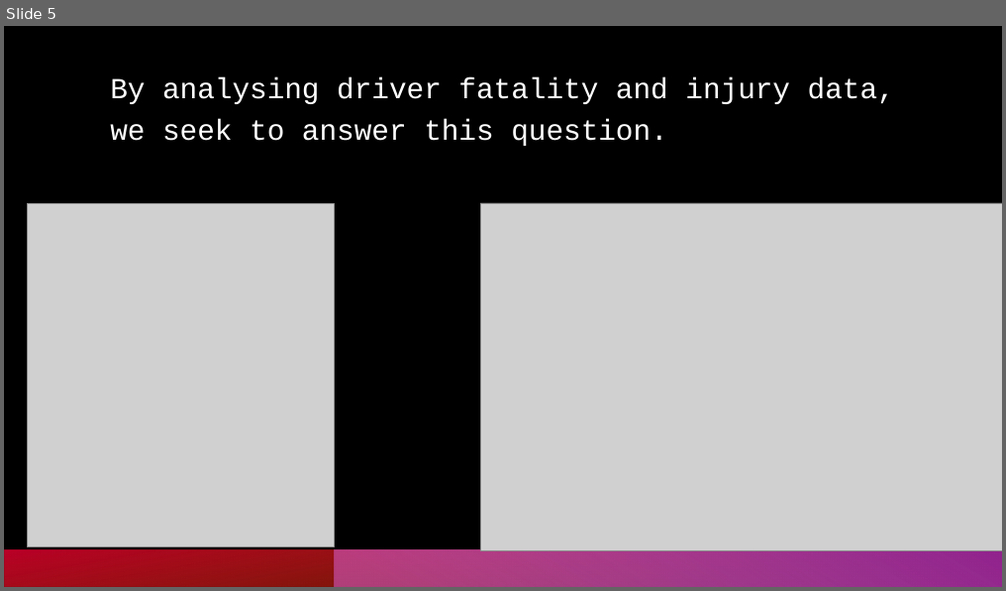
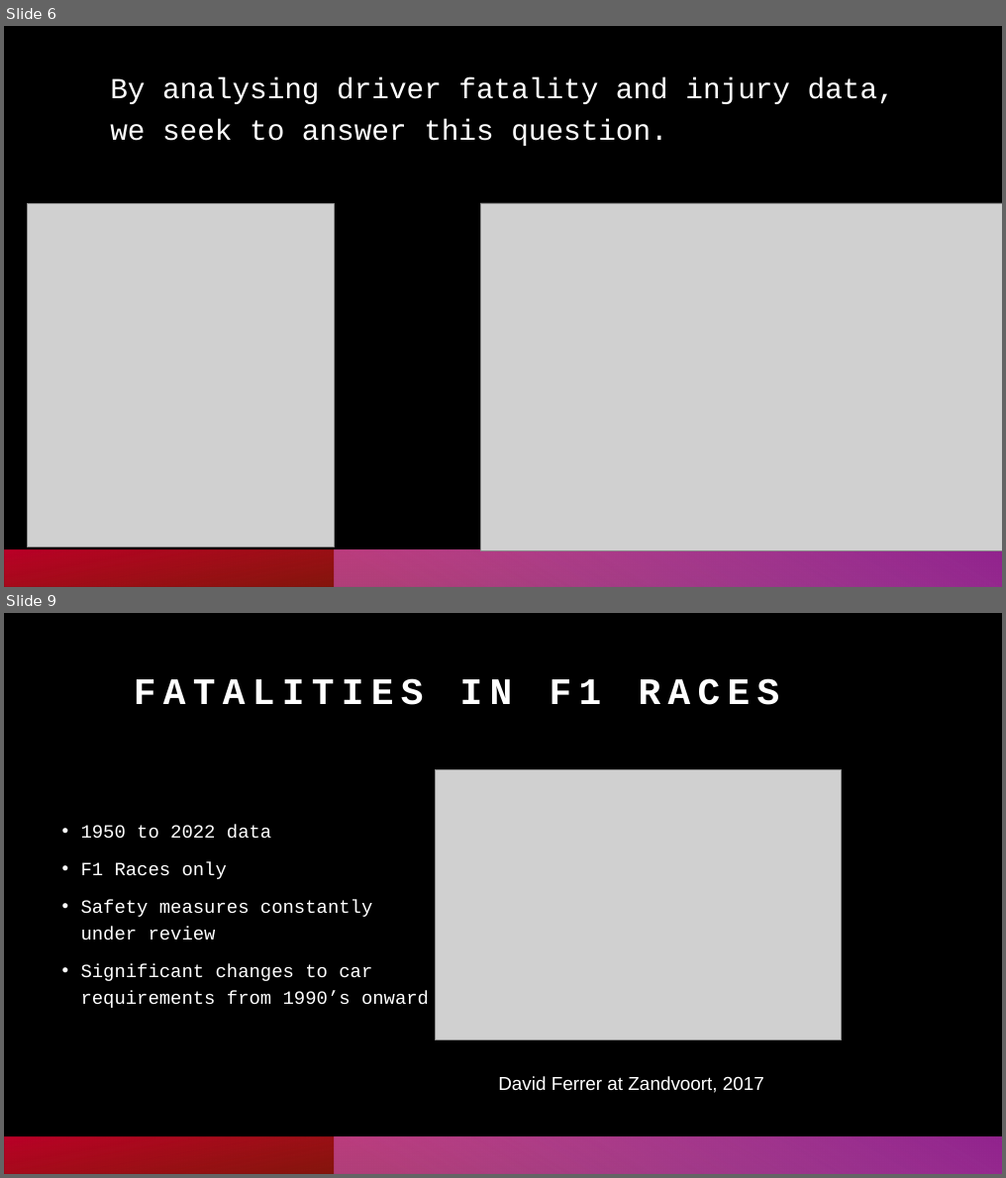
Before and after one commit to oli124/F1_safety, a slide deck: F1_driver_safety_pres.pptx. Shown one above the other, each under a label of ours: slide 5 before the commit, slides 6 and 9 after it; the slides between them are not shown. The pictures are 1006x591 and 1006x1178 pixels, drawn with LibreOffice and Linux fonts; fonts in the diff are those of the drawing; grey boxes stand for pictures. Boxes give left, top, right and bottom in pixels: in the first picture for what was removed or moved away, otherwise in the second. Text is boxed around its words. In the diff, an @@ line names an element or a change of style, - is before the commit and + after.

```diff
--- a/F1_driver_safety_pres.pptx
+++ b/F1_driver_safety_pres.pptx
@@ slide 9 added at [4, 613, 1002, 1174], background #000000; not listed: 2 template elements that a slide beside it also shows @@
@@ title added at [134, 678, 780, 705], 36 pt, text #FFFFFF, bold @@
+FATALITIES IN F1 RACES
@@ picture added at [436, 770, 841, 1041] @@
@@ text added at [81, 825, 429, 1008], 18 pt, text #FFFFFF @@
+• 1950 to 2022 data
+• F1 Races only
+• Safety measures constantly under review
+• Significant changes to car requirements from 1990’s onward
@@ text added at [498, 1076, 764, 1093], 18 pt, text #FFFFFF @@
+David Ferrer at Zandvoort, 2017
@@ what was slide 5 is now slide 6 @@
```
Also in this commit, not shown: 4 slides changed, 15 other slides added, 1 slide removed, 5 other files.
